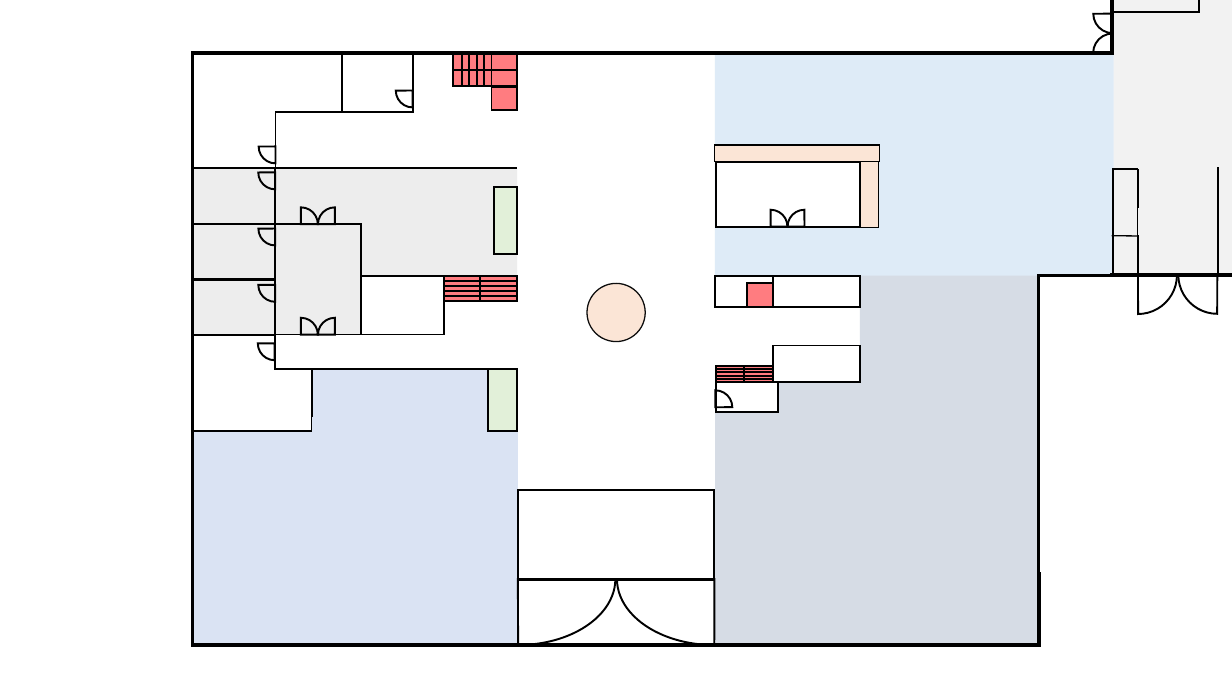
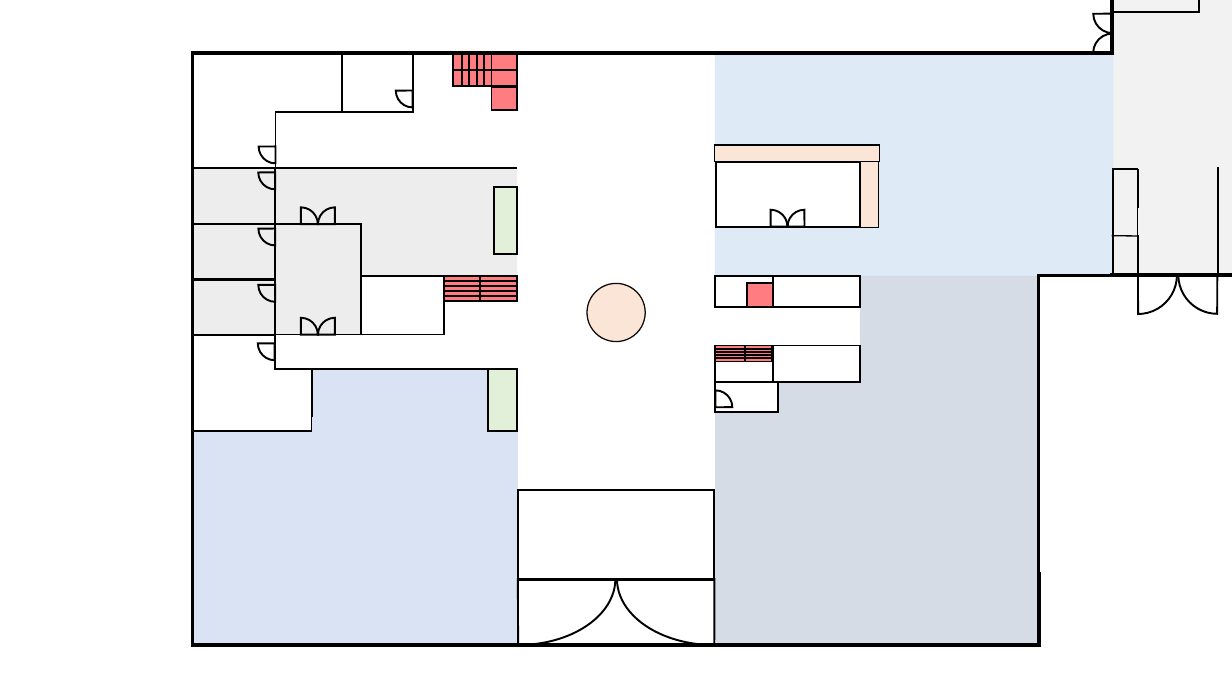
Before and after one commit to rewls/knu_hackathon, a slide deck: slide 1 of img/map_make/map_pptx/map 2.0.pptx. Drawn at 1232x693 pixels with LibreOffice and Linux fonts; fonts in the diff are those of the drawing. Boxes give left, top, right and bottom in pixels: in the first picture for what was removed or moved away, otherwise in the second. Text is boxed around its words. In the diff, an @@ line names an element or a change of style, - is before the commit and + after.

```diff
--- a/img/map_make/map_pptx/map 2.0.pptx
+++ b/img/map_make/map_pptx/map 2.0.pptx
@@ line moved from (716, 372) - (773, 372) to (715, 355) - (773, 355) @@
@@ line moved from (715, 376) - (773, 376) to (715, 352) - (773, 352) @@
@@ rectangle: place and size @@
-rectangle at box(716, 366, 745, 382)
+rectangle at box(715, 346, 773, 361)
@@ line moved from (716, 369) - (774, 369) to (716, 359) - (773, 359) @@
@@ line moved from (716, 379) - (774, 379) to (716, 348) - (773, 348) @@
@@ line added from (745, 346) to (745, 361), #000000 1.5 pt @@
@@ line added from (715, 360) to (715, 384), #000000 1.5 pt @@
@@ rectangle removed at box(744, 366, 773, 382) @@
```
Also in this commit, not shown: 1 other slide changed, 1 slide added, 1 other file.
